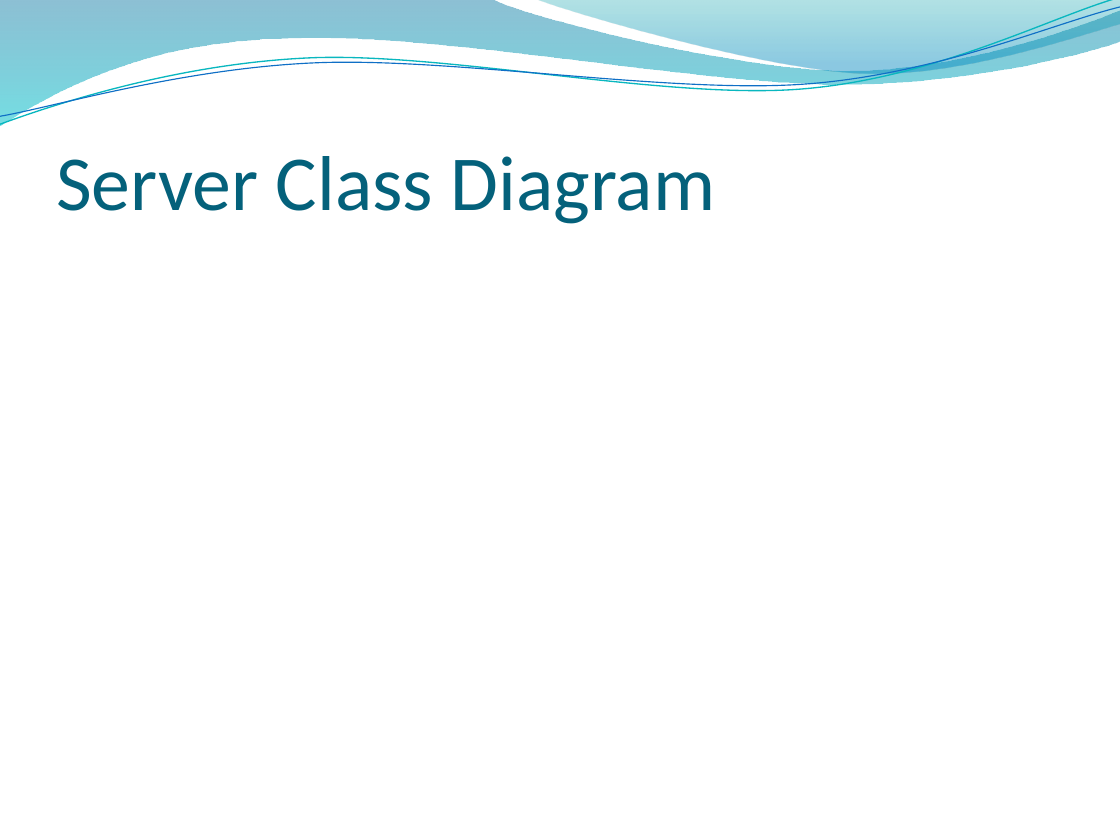
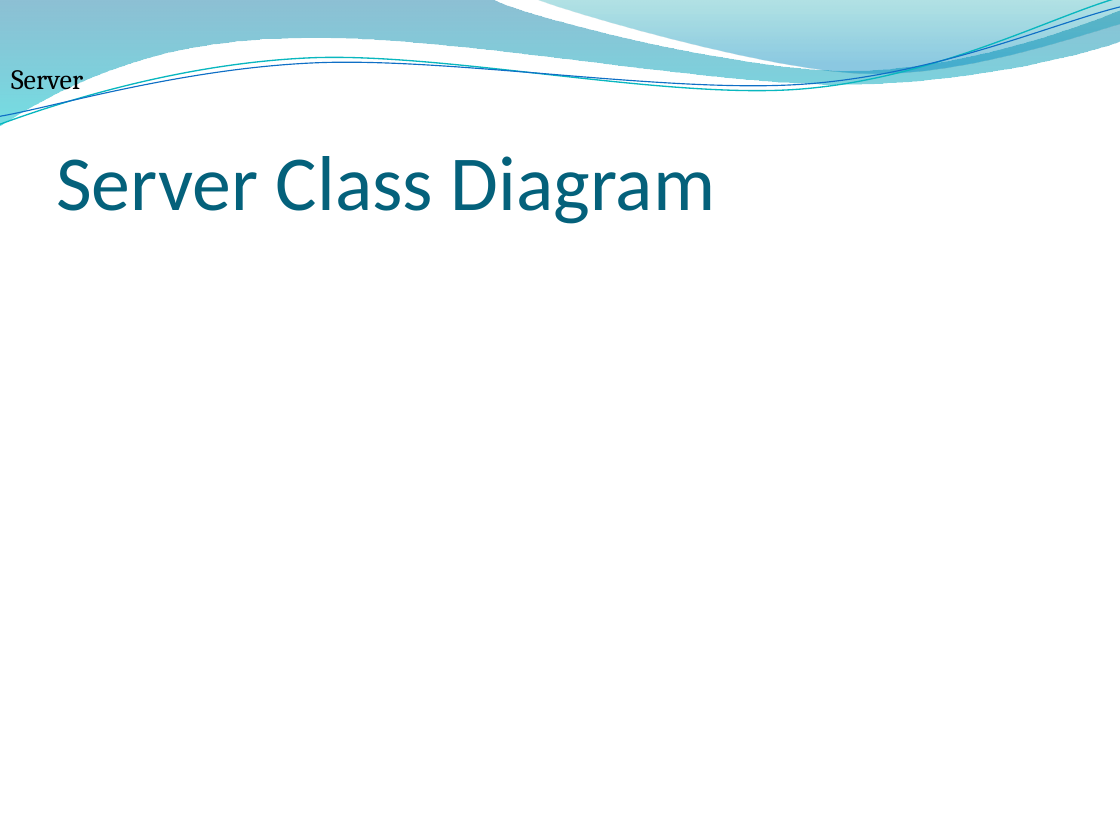
Before and after one commit to MatrixPeckham/majorrequirements336, a slide deck: slide 5 of Documents/Design review PPT.pptx. Drawn at 1120x840 pixels with LibreOffice and Linux fonts; fonts in the diff are those of the drawing; background and template pictures are left out. Boxes give left, top, right and bottom in pixels: in the first picture for what was removed or moved away, otherwise in the second. Text is boxed around its words. In the diff, an @@ line names an element or a change of style, - is before the commit and + after.

```diff
--- a/Documents/Design review PPT.pptx
+++ b/Documents/Design review PPT.pptx
@@ text added at [11,70,83,95], 18 pt, text #000000 @@
+Server
```
Also in this commit, not shown: 1 other slide changed, 1 slide added, 2 slides removed.
